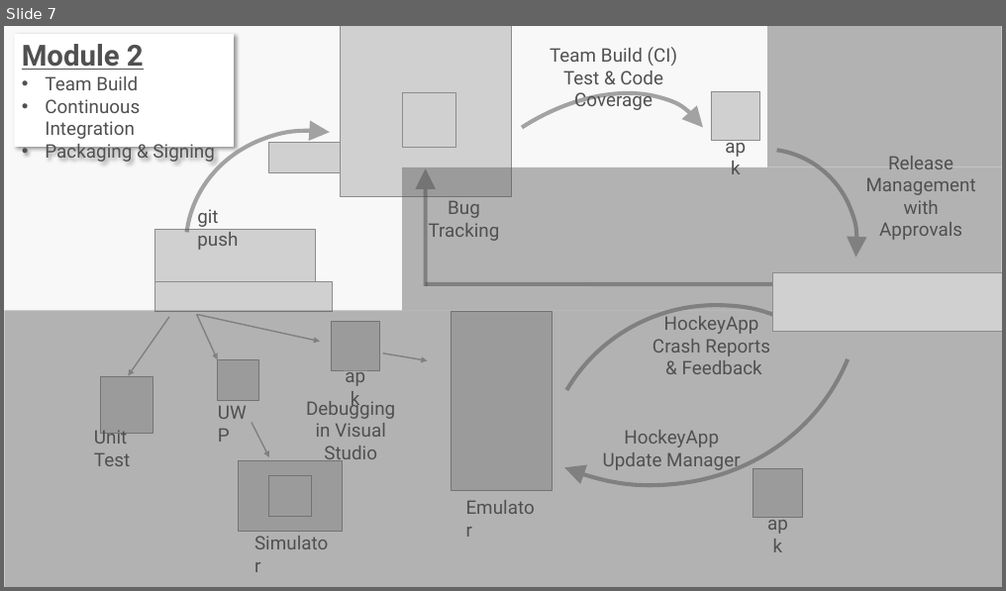
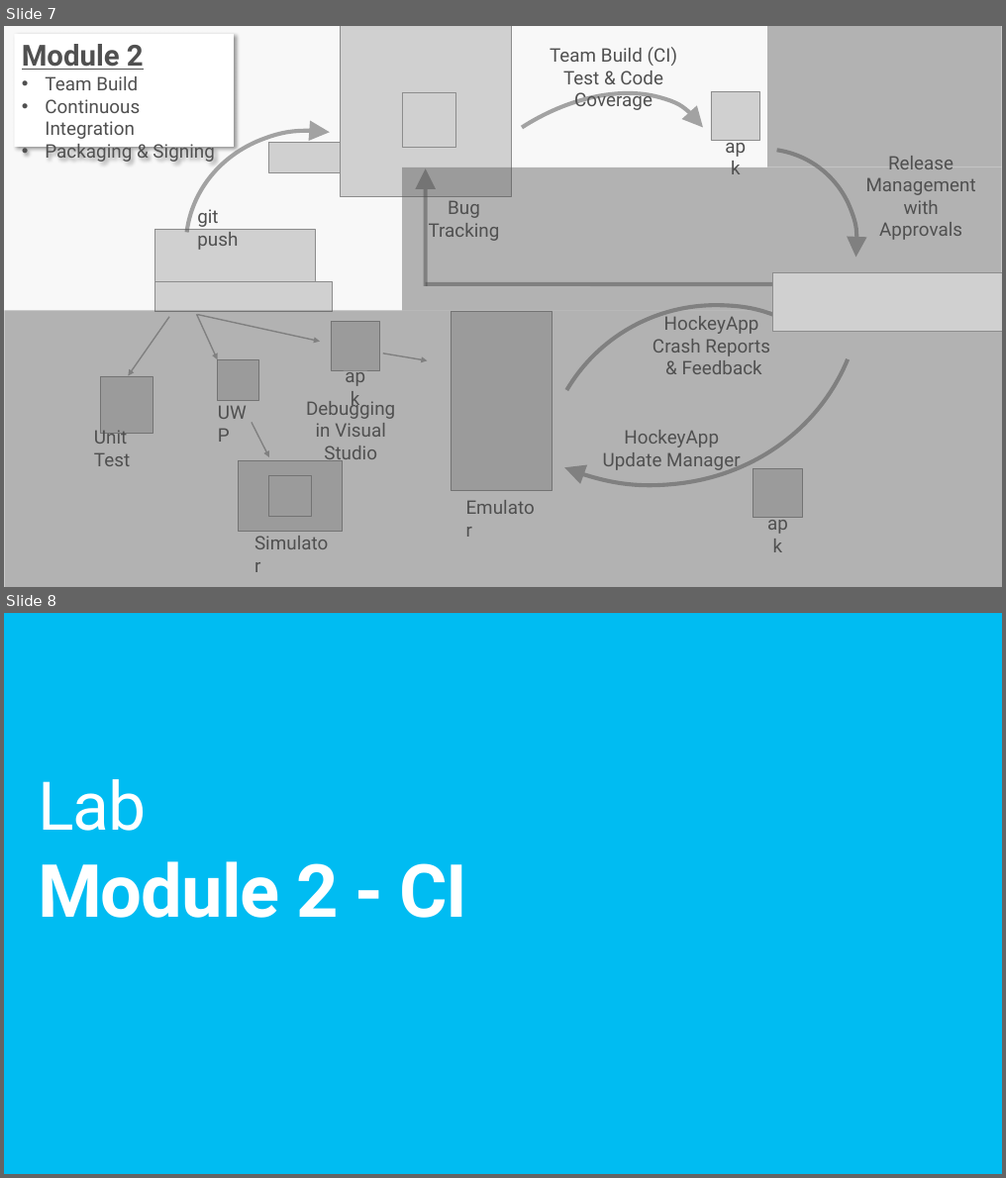
Before and after one commit to sriramdasbalaji/CodeLabs-MobileDevOps, a slide deck: Module2-CI/Slides/Mobile DevOps Module 2.pptx. Shown one above the other, each under a label of ours: slide 7 before the commit, slides 7 and 8 after it. The pictures are 1006x591 and 1006x1178 pixels, drawn with LibreOffice and Linux fonts; fonts in the diff are those of the drawing; grey boxes stand for pictures. Boxes give left, top, right and bottom in pixels: in the first picture for what was removed or moved away, otherwise in the second. Text is boxed around its words. In the diff, an @@ line names an element or a change of style, - is before the commit and + after.

Commit message:
Updates slide decks for all modules with consistent content formatting and other small tweaks

```diff
--- a/Module2-CI/Slides/Mobile DevOps Module 2.pptx
+++ b/Module2-CI/Slides/Mobile DevOps Module 2.pptx
@@ slide 8 added at box(4, 613, 1002, 1174), background #00BCF2 @@
@@ title added at box(38, 779, 467, 918), 72 pt, text #FFFFFF, bold @@
+Lab
+Module 2 - CI
```
Also in this commit, not shown: 4 slides changed, 2 other slides added, 1 slide removed, 2 other files.
